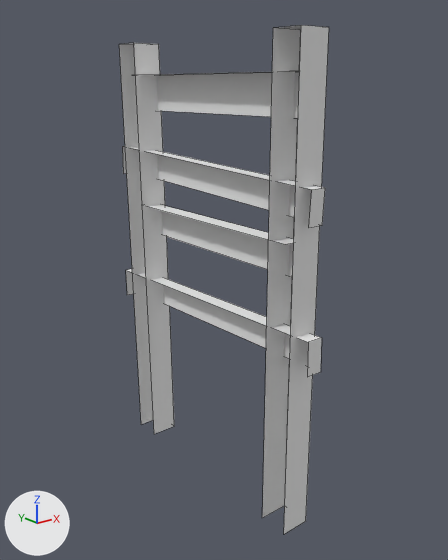
The FBX model Assets/Art/Models/envierment/scaffold3.fbx as it was, and as the next commit left it.
The view is the same before and after, from a camera (50 mm lens) standing at (-2.65, -3.48, 2.91) and looking at (0.08, -0.07, 1.54). Lighting does not change. The marker at lower left points along +X, +Y and +Z. The first picture is the older version. Mesh edges are drawn as thin lines. Where no turn or scale is listed for an object, it has been applied to the vertices.

Objects in the first picture: 'scaffold3'.
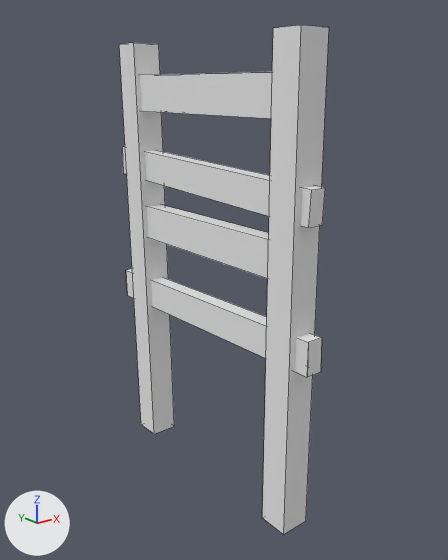
Pixel boxes (x1, y1, x2, y2) of what changed, in the pictures (448 x 560 px):
part 1 of me_scaffold3, added
    after: (119, 25, 312, 534)

Patch to the scene script:
```diff
--- a/Assets/Art/Models/envierment/scaffold3.fbx.py
+++ b/Assets/Art/Models/envierment/scaffold3.fbx.py
@@ me_scaffold3 @@
 # used by ob_scaffold3; location = (0.0, 0.0, 0.0)
-me_scaffold3.from_pydata(...)  # 44 vertices, 20 faces; spans x -0.11..0.1, y -1.08..1.12, z -0.03..3.21
+me_scaffold3.from_pydata(...)  # 50 vertices, 32 faces; spans x -0.11..0.1, y -1.08..1.12, z -0.03..3.21
+# me_scaffold3 part 1
+# 6 vertices are added at (-0.08, 0.87, 2.72), (-0.08, -0.85, 2.72), (-0.07, -0.85, 1.74), (-0.07, 0.81, 1.74), (-0.07, 1.12, 1.14), (-0.07, -1.07, 1.19)
+# 12 new faces join them
 me_scaffold3.materials.append(mat_atlas2_3)
```
